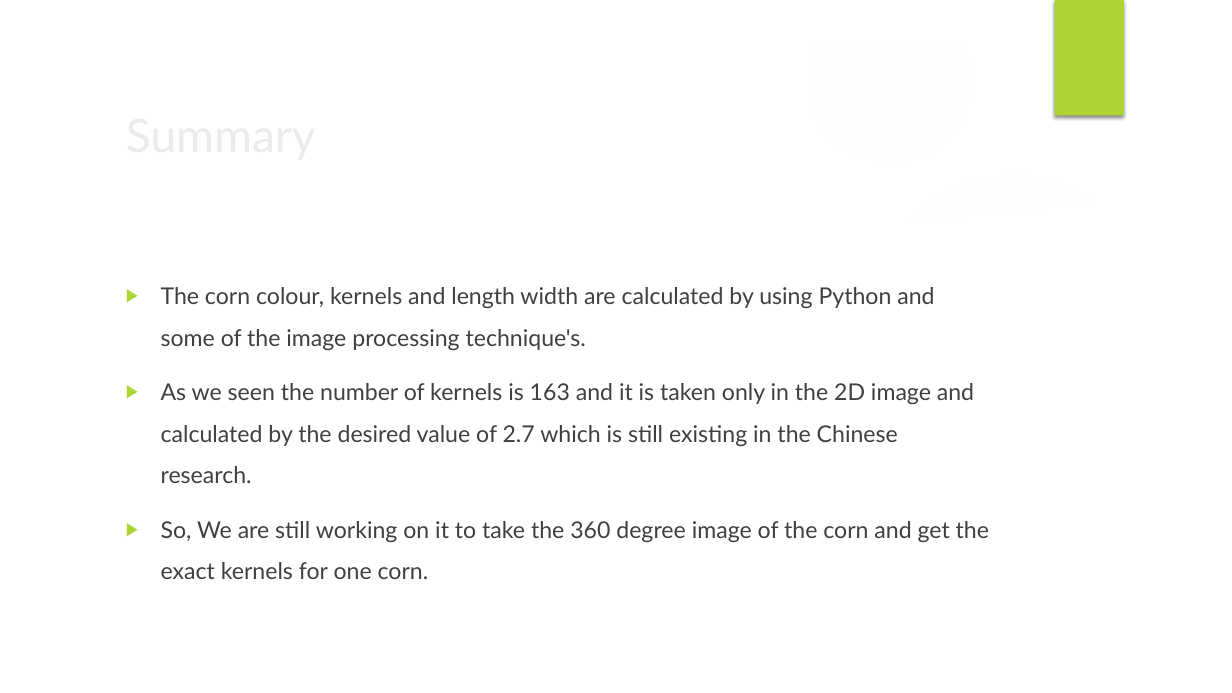
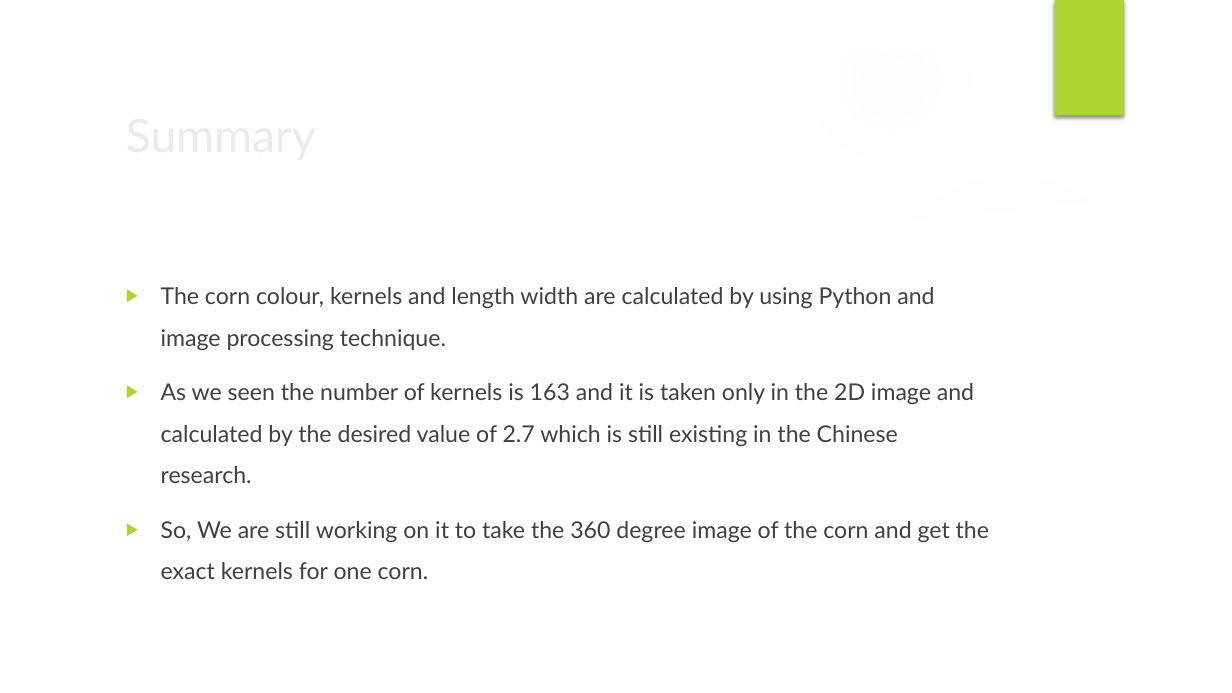
Before and after one commit to gouthamc125/Deepcorn, a slide deck: slide 8 of Corn kernels.pptx. Drawn at 1232x693 pixels with LibreOffice and Linux fonts; fonts in the diff are those of the drawing; background and template pictures are left out. Boxes give left, top, right and bottom in pixels: in the first picture for what was removed or moved away, otherwise in the second. Text is boxed around its words. In the diff, an @@ line names an element or a change of style, - is before the commit and + after.

Commit message:
Corn ppt is updated

```diff
--- a/Corn kernels.pptx
+++ b/Corn kernels.pptx
@@ text at <box>161,287,934,350</box>: text changed @@
-▶ The corn colour, kernels and length width are calculated by using Python and some of the image processing technique's.
+▶ The corn colour, kernels and length width are calculated by using Python and image processing technique.
```
Also in this commit, not shown: 2 other slides changed.
